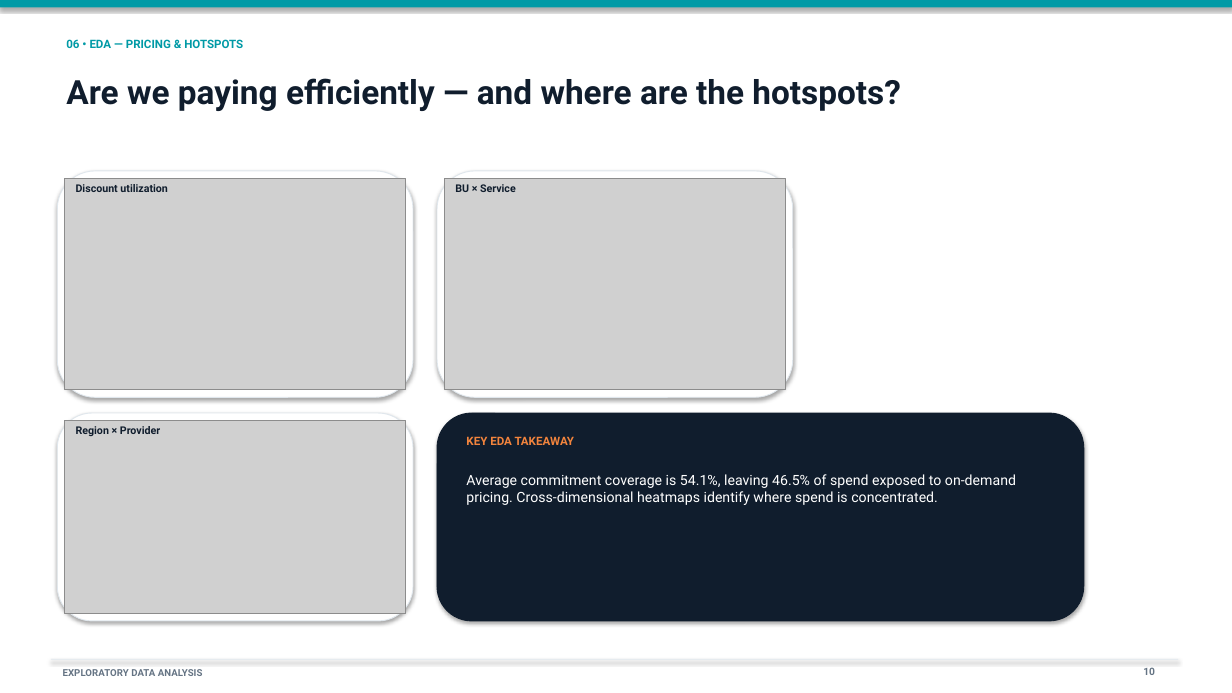
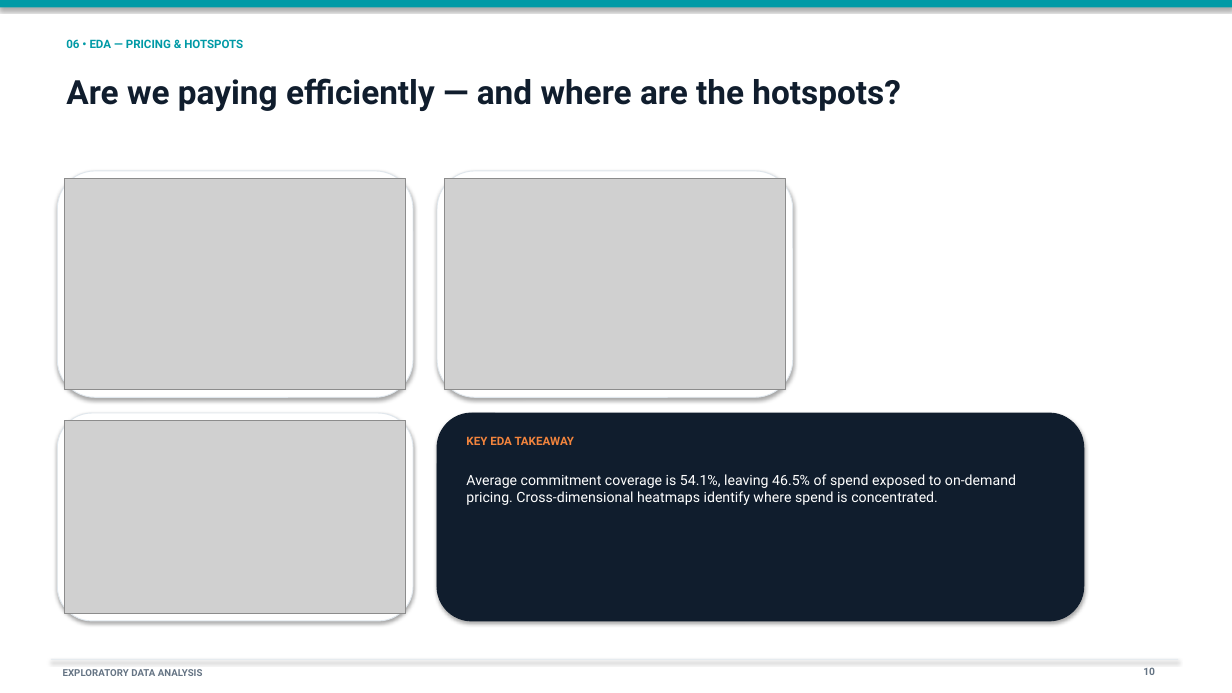
Before and after one commit to Proms32/Accenture-capstone-project, a slide deck: slide 11 of Cloud_Cost_Optimization_Professional_Deck_Final.pptx. Drawn at 1232x693 pixels with LibreOffice and Linux fonts; fonts in the diff are those of the drawing; grey boxes stand for pictures. Boxes give left, top, right and bottom in pixels: in the first picture for what was removed or moved away, otherwise in the second. Text is boxed around its words. In the diff, an @@ line names an element or a change of style, - is before the commit and + after.

```diff
--- a/Cloud_Cost_Optimization_Professional_Deck_Final.pptx
+++ b/Cloud_Cost_Optimization_Professional_Deck_Final.pptx
@@ text removed at <box>76,184,167,192</box> @@
-Discount utilization
@@ text removed at <box>455,184,516,192</box> @@
-BU × Service
@@ text removed at <box>76,426,160,436</box> @@
-Region × Provider
```
Also in this commit, not shown: 6 other slides changed.
